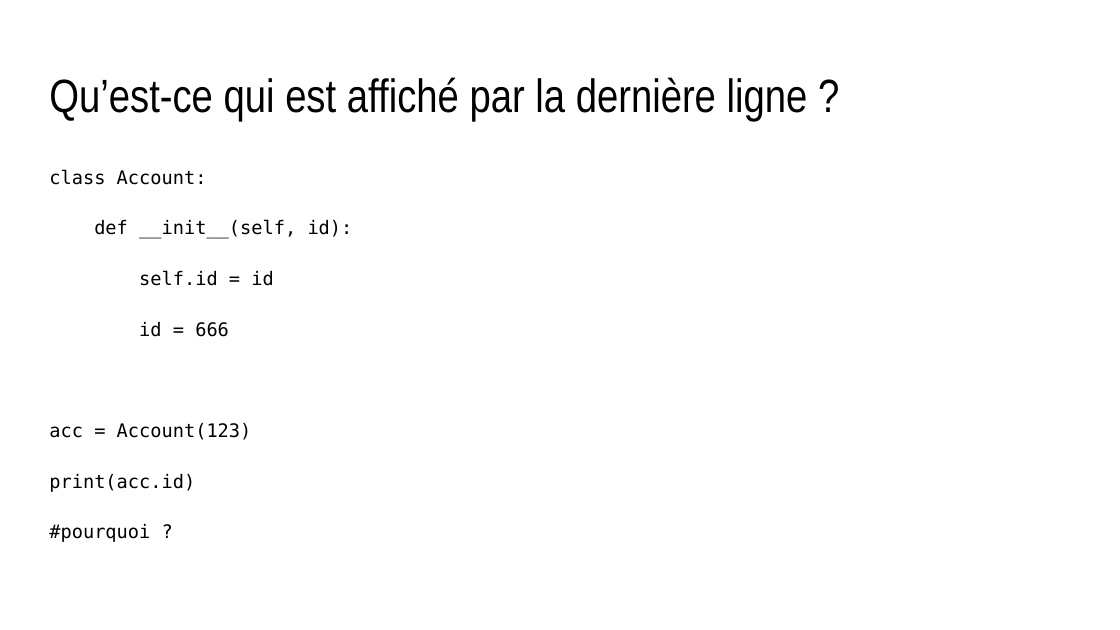
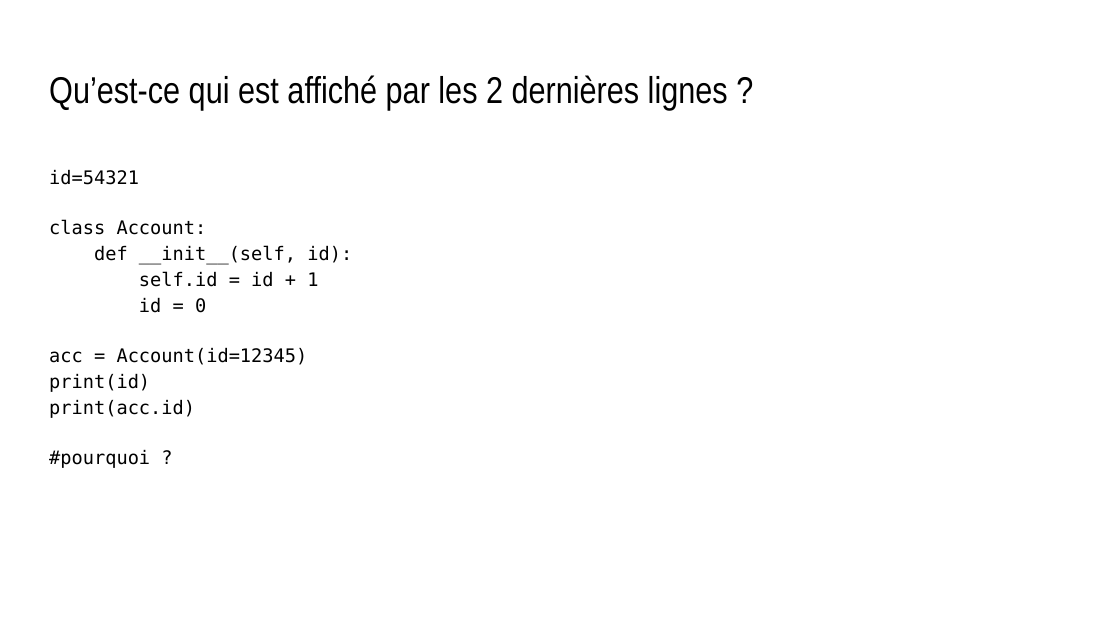
Before and after one commit to lao-tseu-is-alive/mynotebooks, a slide deck: slide 7 of Mise en situation.pptx (slide 3 before the commit). Drawn at 1120x630 pixels with LibreOffice and Linux fonts; fonts in the diff are those of the drawing. Boxes give left, top, right and bottom in pixels: in the first picture for what was removed or moved away, otherwise in the second. Text is boxed around its words. In the diff, an @@ line names an element or a change of style, - is before the commit and + after.

```diff
--- a/Mise en situation.pptx
+++ b/Mise en situation.pptx
@@ text at [49,75,728,110]: text changed; size 30 to 24 pt @@
-Qu’est-ce qui est affiché par la dernière ligne ?
+Qu’est-ce qui est affiché par les 2 dernières lignes ?
@@ text at [49,169,352,418]: text changed @@
-class Account:
-def __init__(self, id):
-self.id = id
-id = 666
-acc = Account(123)
-print(acc.id)
+id=54321
+class Account:
+def __init__(self, id):
+self.id = id + 1
+id = 0
+acc = Account(id=12345)
+print(id)
+print(acc.id)
```
Also in this commit, not shown: 10 other slides changed, 5 slides added, 1 slide removed, 3 other files.
